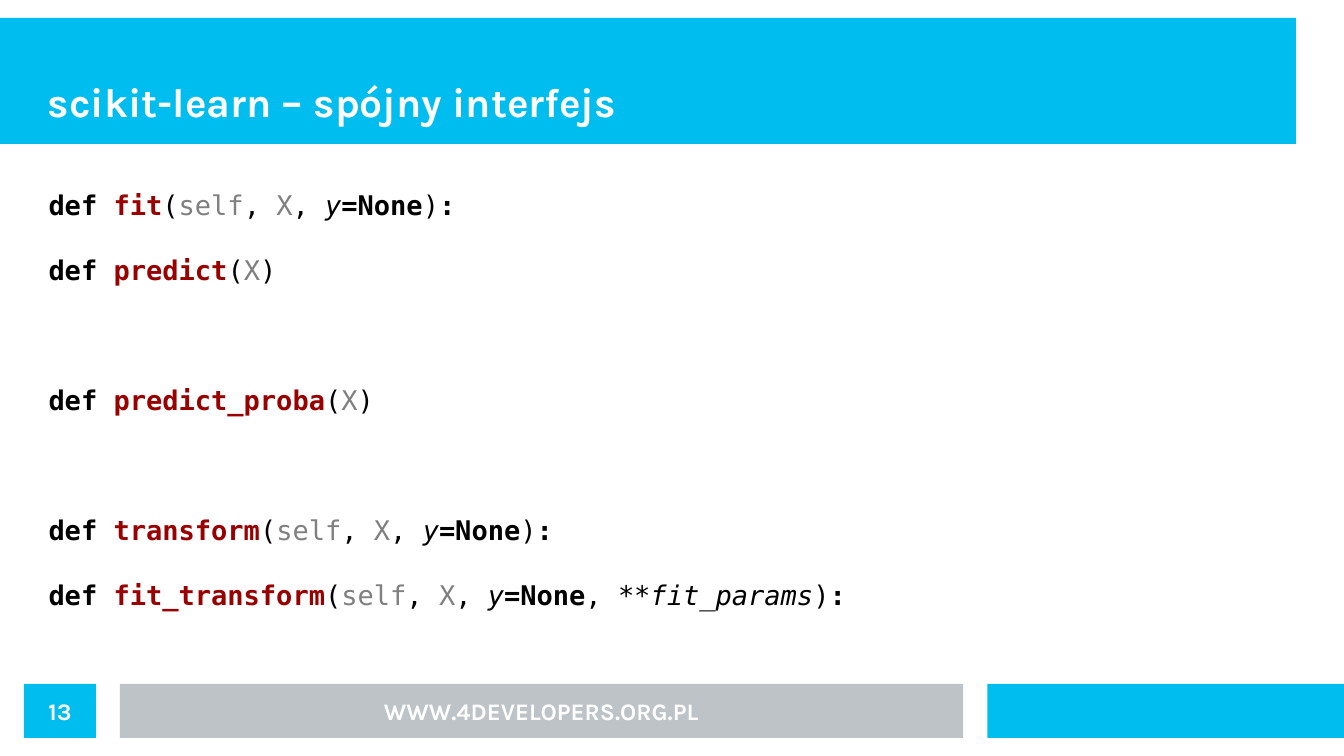
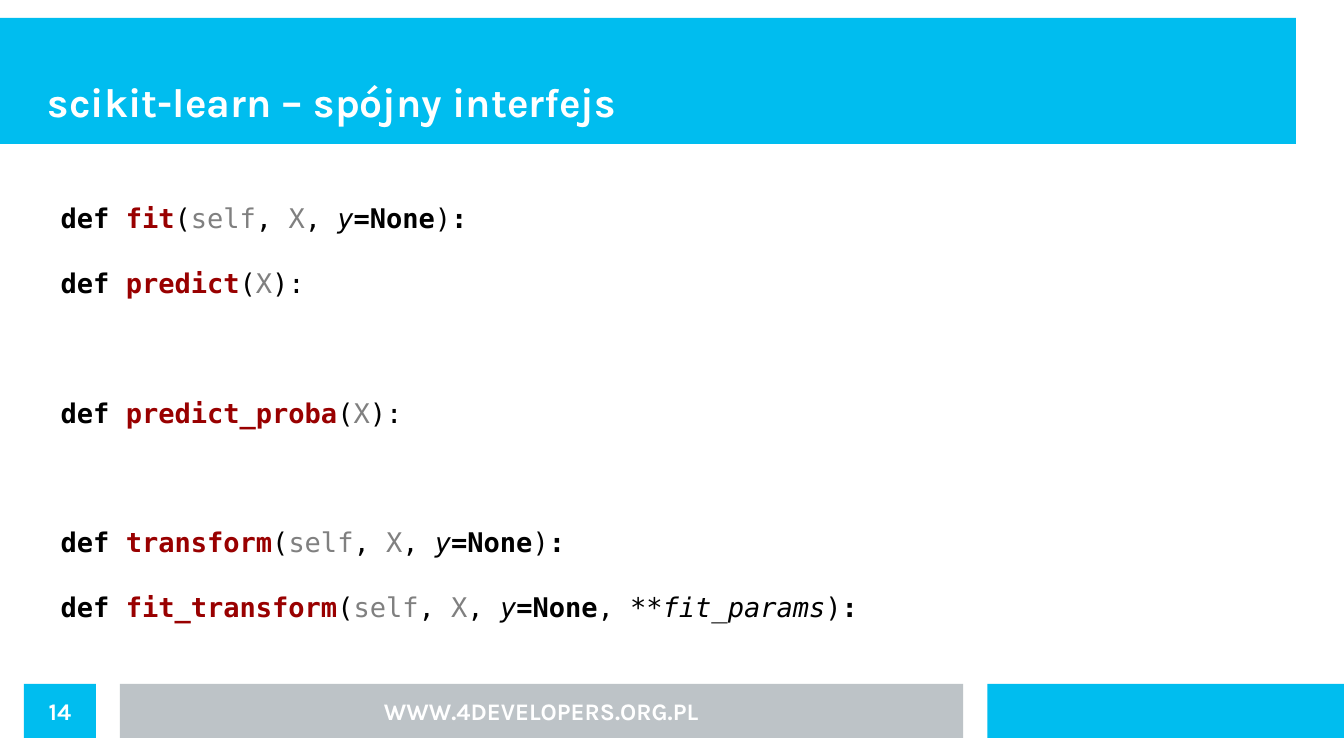
Before and after one commit to Ritsuki/4Developers_2017, a slide deck: slide 14 of praktyczny_wstep_do_ML.odp (slide 13 before the commit). Drawn at 1344x756 pixels with LibreOffice and Linux fonts; fonts in the diff are those of the drawing. Boxes give left, top, right and bottom in pixels: in the first picture for what was removed or moved away, otherwise in the second. Text is boxed around its words. In the diff, an @@ line names an element or a change of style, - is before the commit and + after.

```diff
--- a/praktyczny_wstep_do_ML.odp
+++ b/praktyczny_wstep_do_ML.odp
@@ text "def fit(self, X, y=None): def ...": place and size @@
-text "def fit(self, X, y=None): def ..." at <box>49,194,846,611</box>
+text "def fit(self, X, y=None): def ..." at <box>61,206,858,623</box>
@@ text at <box>61,206,467,428</box>: text changed @@
-def fit(self, X, y=None):
-def predict(X)
-def predict_proba(X)
+def fit(self, X, y=None):
+def predict(X):
+def predict_proba(X):
@@ page number at <box>49,704,72,720</box>: text changed @@
-13
+14
```
Also in this commit, not shown: 1 other slide changed, 1 other file.
